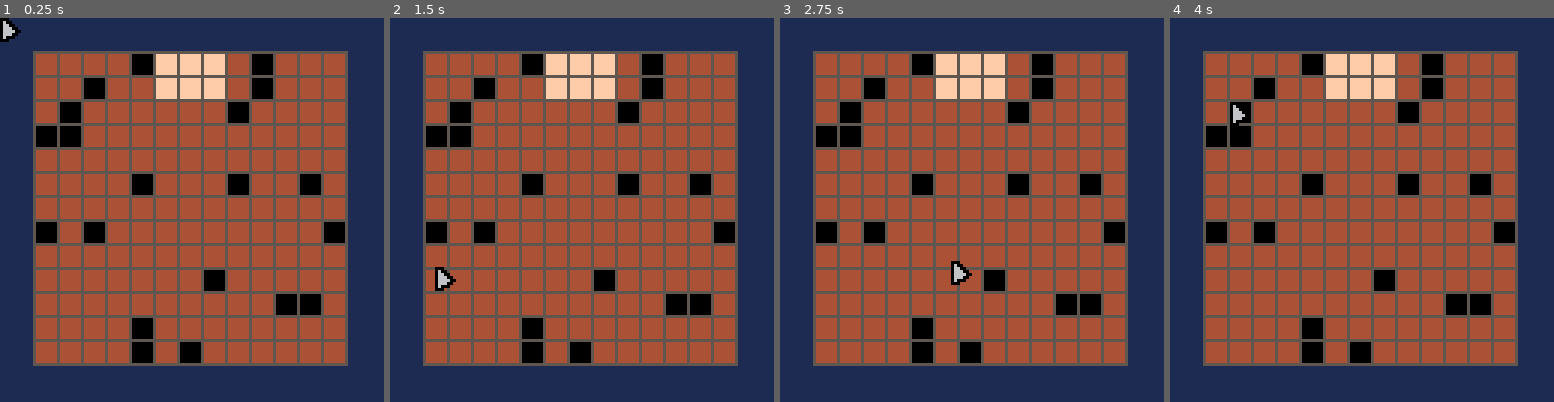
Above: before the commit, frames 1-4 (left to right).
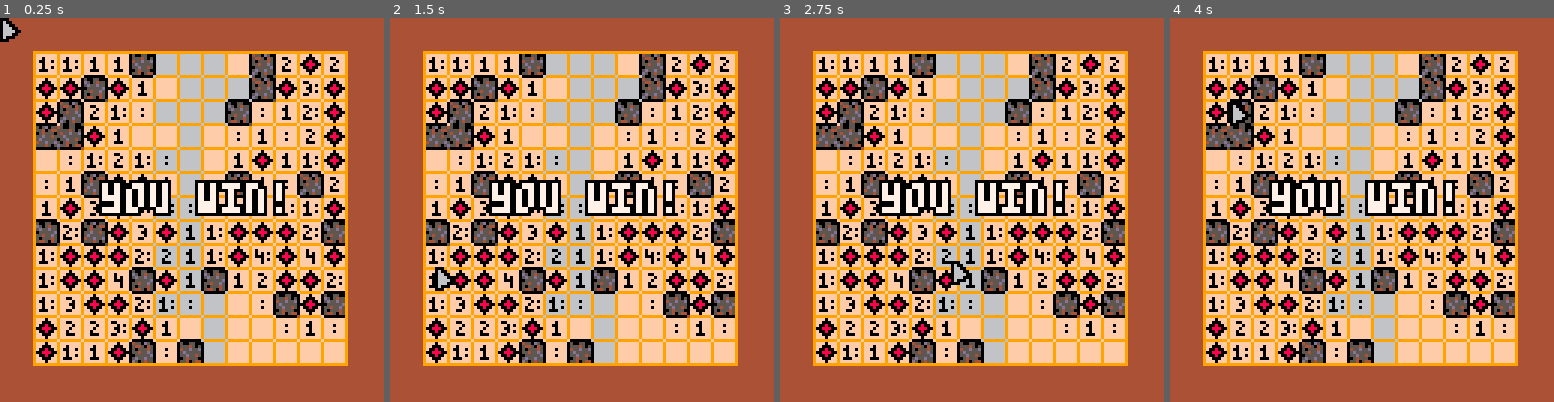
Above: after the commit, the same moments.

Repository: zommerfelds/ldjam57-p8sweeper
Game: PICO-8 cartridge p8sweeper.p8
The game is run twice, just before and just after one commit, with the same random seed, the same clock (stepped at 60 frames per second) and the same inputs.
Inputs (mouse positions are in pixels of both pictures, inside the frame that each line leads up to):
- Up to frame 1 (0.25 s): no input
- Up to frame 2 (1.5 s): click (670, 121) at 0.67 s; click (436, 267) at 1.22 s
- Up to frame 3 (2.75 s): click (887, 114) at 1.77 s; click (952, 259) at 2.32 s
- Up to frame 4 (4 s): click (1404, 106) at 2.87 s; click (1465, 256) at 3.42 s; click (1231, 102) at 3.97 s

The runs differ from the first frame. In frame 1, 98% of the frame differs, in the area x 0-100%, y 0-100%; in frame 2, 98%; in frame 3, 98%; in frame 4, 98%.

Commit message:
Better graphics!

Diff:
--- a/game.lua
+++ b/game.lua
@@ -61,7 +61,7 @@
     return -- already won or lost
   end
   for i = 1, GRID_WIDTH do
-    if visibility[i][GRID_HEIGHT] then
+    if grid[i][GRID_HEIGHT] == EMPTY_FIELD and visibility[i][GRID_HEIGHT] then
       win_state = WIN
       return
     end
@@ -95,13 +95,13 @@
         visibility[gx][gy] = true -- Uncover the clicked cell
         if grid[gx][gy] == MINE_FIELD then
           win_state = GAME_OVER
-            for x = 1, GRID_WIDTH do
+          for x = 1, GRID_WIDTH do
             for y = 1, GRID_HEIGHT do
               if grid[x][y] == MINE_FIELD then
-              visibility[x][y] = true
+                visibility[x][y] = true
               end
             end
-            end
+          end
         end
       end
     end
@@ -124,43 +124,97 @@
 
 function _draw()
   cls(1)
+  rectfill(0, 0, 127, 127, 4)
   rectfill(GRID_OFFSET_X, GRID_OFFSET_Y, GRID_OFFSET_X + GRID_WIDTH * CELL_WIDTH, GRID_OFFSET_Y + GRID_HEIGHT * CELL_HEIGHT, 15)
-  for i = 1, GRID_WIDTH + 1 do
+
+  --[[for i = 1, GRID_WIDTH + 1 do
     local x = GRID_OFFSET_X + (i - 1) * CELL_WIDTH
     for j = 1, GRID_HEIGHT + 1 do
       local y = GRID_OFFSET_Y + (j - 1) * CELL_HEIGHT
-      line(x, GRID_OFFSET_Y, x, GRID_OFFSET_Y + CELL_HEIGHT * GRID_HEIGHT, 5) -- vertical lines
-      line(GRID_OFFSET_X, y, GRID_OFFSET_X + CELL_WIDTH * GRID_WIDTH, y, 5) -- horizontal lines
-      if i <= GRID_WIDTH and j <= GRID_HEIGHT then
-        --if path[i][j] then
-        --  rectfill(x, y, x + CELL_WIDTH, y + CELL_HEIGHT, 6)
-        --end
-
-        if grid[i][j] == SOLID_FIELD then
-          spr(17, x + 1, y + 1)
+      --line(x, GRID_OFFSET_Y, x, GRID_OFFSET_Y + CELL_HEIGHT * GRID_HEIGHT, 9) -- vertical lines
+      --line(GRID_OFFSET_X, y, GRID_OFFSET_X + CELL_WIDTH * GRID_WIDTH, y, 9) -- horizontal lines
+    end
+  end]]
+  for i = 1, GRID_WIDTH do
+    local x = GRID_OFFSET_X + (i - 1) * CELL_WIDTH
+    for j = 1, GRID_HEIGHT do
+      local y = GRID_OFFSET_Y + (j - 1) * CELL_HEIGHT
+      -- Visualize the generated path to the goal.
+      if path[i][j] then
+        rectfill(x, y, x + CELL_WIDTH, y + CELL_HEIGHT, 6)
+      end
+
+      if grid[i][j] == SOLID_FIELD then
+        -- rect(x, y, x + CELL_WIDTH, y + CELL_HEIGHT, 0)
+        spr(17, x + 1, y + 1, 1, 1, flipped[i][j].x, flipped[i][j].y)
+      else
+        if visibility[i][j] then
+          if grid[i][j] == MINE_FIELD then
+            spr(16, x + 1, y + 1)
+          else
+            draw_number(i, j, neighbor_counts[i][j])
+          end
         else
-          if visibility[i][j] then
-            if grid[i][j] == MINE_FIELD then
-              spr(16, x + 1, y + 1)
-            else
-              draw_number(i, j, neighbor_counts[i][j])
-            end
-          else
-            rectfill(x + 1, y + 1, x + CELL_WIDTH - 1, y + CELL_HEIGHT - 1, 4)
-            if flags[i][j] then
-              spr(18, x + 1, y + 1) -- Draw flag sprite
-            end
-          end
-        end
-      end
-    end
-
-    local blink = ((time() - win_state_time) * 3) % 2 < 1.2 -- Toggle visibility every 0.5 seconds
-    if win_state == WIN and blink then
-      obprint("you win!", 34, 55, 7, 0, 2)
-    elseif win_state == GAME_OVER and blink then
-      obprint("game over!", 25, 55, 7, 0, 2)
-    end
+          rectfill(x, y, x + CELL_WIDTH, y + CELL_HEIGHT, 4)
+          if flags[i][j] then
+            spr(18, x + 1, y + 1) -- Draw flag sprite
+          end
+        end
+      end
+    end
+  end
+
+  for i = 1, GRID_WIDTH do
+    local x = GRID_OFFSET_X + (i - 1) * CELL_WIDTH
+    for j = 1, GRID_HEIGHT do
+      local y = GRID_OFFSET_Y + (j - 1) * CELL_HEIGHT
+
+      local visible = visibility[i][j]
+      local is_rock = grid[i][j] == SOLID_FIELD
+
+      for _, offset in ipairs({ { -1, 0 }, { 0, -1 } }) do
+        local ni, nj = i + offset[1], j + offset[2]
+        if ni >= 1 and ni <= GRID_WIDTH and nj >= 1 and nj <= GRID_HEIGHT then
+          local visible_neighbor = visibility[ni][nj]
+          local is_rock_neigbor = grid[ni][nj] == SOLID_FIELD
+
+          local x1 = x
+          local y1 = y
+          local x2 = x1
+          if nj != j then
+            x1 += 1
+            x2 += CELL_WIDTH - 1
+          end
+          local y2 = y
+          if ni != i then
+            y1 += 1
+            y2 += CELL_WIDTH - 1
+          end
+
+          -- Draw a line between the two cells
+          if is_rock and is_rock_neigbor then
+            -- skip (keep continuous rock)
+          elseif visible != visible_neighbor or is_rock != is_rock_neigbor then
+            line(x1, y1, x2, y2, 0)
+          elseif (visible or visible_neighbor) then
+            line(x1, y1, x2, y2, 9)
+          end
+        end
+      end
+    end
+  end
+
+  line(GRID_OFFSET_X, GRID_OFFSET_Y, GRID_OFFSET_X, GRID_OFFSET_Y + CELL_HEIGHT * GRID_HEIGHT, 9)
+  line(GRID_OFFSET_X + CELL_WIDTH * GRID_WIDTH, GRID_OFFSET_Y, GRID_OFFSET_X + CELL_WIDTH * GRID_WIDTH, GRID_OFFSET_Y + CELL_HEIGHT * GRID_HEIGHT, 9)
+  line(GRID_OFFSET_X, GRID_OFFSET_Y, GRID_OFFSET_X + CELL_WIDTH * GRID_WIDTH, GRID_OFFSET_Y, 9)
+  line(GRID_OFFSET_X, GRID_OFFSET_Y + CELL_HEIGHT * GRID_HEIGHT, GRID_OFFSET_X + CELL_WIDTH * GRID_WIDTH, GRID_OFFSET_Y + CELL_HEIGHT * GRID_HEIGHT, 9)
+
+  local blink = ((time() - win_state_time) * 3) % 2 < 1.2
+  -- Toggle visibility every 0.5 seconds
+  if win_state == WIN and blink then
+    obprint("you win!", 34, 55, 7, 0, 2)
+  elseif win_state == GAME_OVER and blink then
+    obprint("game over!", 25, 55, 7, 0, 2)
   end
 
   draw_mouse_sprite()
--- a/generator.lua
+++ b/generator.lua
@@ -13,16 +13,19 @@
 visibility = {}
 flags = {}
 path = {}
+flipped = {}
 for i = 1, GRID_WIDTH do
     grid[i] = {}
     visibility[i] = {}
     flags[i] = {}
     path[i] = {}
+    flipped[i] = {}
     for j = 1, GRID_HEIGHT do
         grid[i][j] = EMPTY_FIELD -- Default all fields to empty
-        visibility[i][j] = false -- Default all fields to covered
+        visibility[i][j] = true -- Default all fields to covered
         flags[i][j] = false -- Default all fields to unflagged
         path[i][j] = false -- Default all fields to not in path
+        flipped[i][j] = { x = rnd() > 0.5, y = rnd() > 0.5 } -- Randomize x and y as booleans
     end
 end
 
@@ -62,7 +65,7 @@
     end
 end
 
-place_random_mines(grid, 35)
+place_random_mines(grid, 40)
 
 function place_random_solids(grid, solid_count)
     for _ = 1, solid_count do
@@ -72,6 +75,7 @@
             y = flr(rnd(GRID_HEIGHT)) + 1
         until grid[x][y] == EMPTY_FIELD and not path[x][y]
         grid[x][y] = SOLID_FIELD
+        visibility[x][y] = true
     end
 end
 
--- a/p8sweeper.p8
+++ b/p8sweeper.p8
@@ -14,14 +14,14 @@
 77777777777777777777777777777777777777777777777777777777777777777777777777777777777777777777777777777777777777777777777777777777
 77777777777777777777777777777777777777777777777777777777777777777777777777777777777777777777777777777777777777777777777777777777
 77777777777777777777777777777777777777777777777777777777777777777777777777777777777777777777777777777777777777777777777777777777
-77707777000000077707777777777777777777777777777777777777777777777777777777777777777777777777777777777777777777777777777777777777
-77000777000000077700077777777777777777777777777777777777777777777777777777777777777777777777777777777777777777777777777777777777
-7008007700000007770b007777777777777777777777777777777777777777777777777777777777777777777777777777777777777777777777777777777777
-00888007000000077700077777777777777777777777777777777777777777777777777777777777777777777777777777777777777777777777777777777777
-70080077000000077707777777777777777777777777777777777777777777777777777777777777777777777777777777777777777777777777777777777777
-77000777000000077000077777777777777777777777777777777777777777777777777777777777777777777777777777777777777777777777777777777777
-77707777000000077777777777777777777777777777777777777777777777777777777777777777777777777777777777777777777777777777777777777777
-77777777777777777777777777777777777777777777777777777777777777777777777777777777777777777777777777777777777777777777777777777777
+77707777500550057707777777777777777777777777777777777777777777777777777777777777777777777777777777777777777777777777777777777777
+770007775554505d7700077777777777777777777777777777777777777777777777777777777777777777777777777777777777777777777777777777777777
+70080077455d55d5770b007777777777777777777777777777777777777777777777777777777777777777777777777777777777777777777777777777777777
+008880075d5555507700077777777777777777777777777777777777777777777777777777777777777777777777777777777777777777777777777777777777
+7008007755d554557707777777777777777777777777777777777777777777777777777777777777777777777777777777777777777777777777777777777777
+77000777054555057000077777777777777777777777777777777777777777777777777777777777777777777777777777777777777777777777777777777777
+77707777554054457777777777777777777777777777777777777777777777777777777777777777777777777777777777777777777777777777777777777777
+77777777505d05547777777777777777777777777777777777777777777777777777777777777777777777777777777777777777777777777777777777777777
 00077777777777777777777777777777777777777777777777777777777777777777777777777777777777777777777777777777777777777777777777777777
 06007777777777777777777777777777777777777777777777777777777777777777777777777777777777777777777777777777777777777777777777777777
 06600777777777777777777777777777777777777777777777777777777777777777777777777777777777777777777777777777777777777777777777777777
